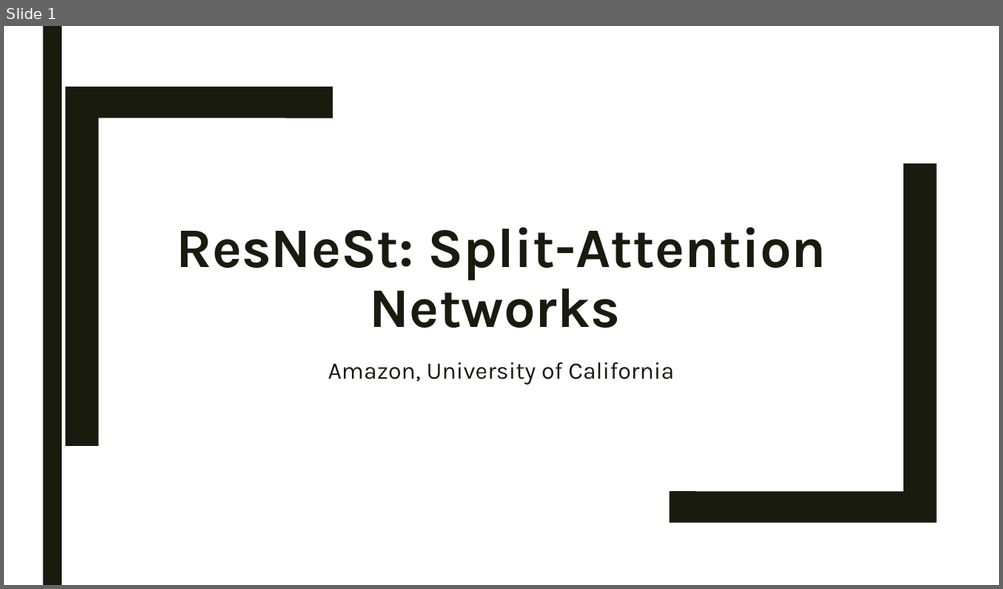
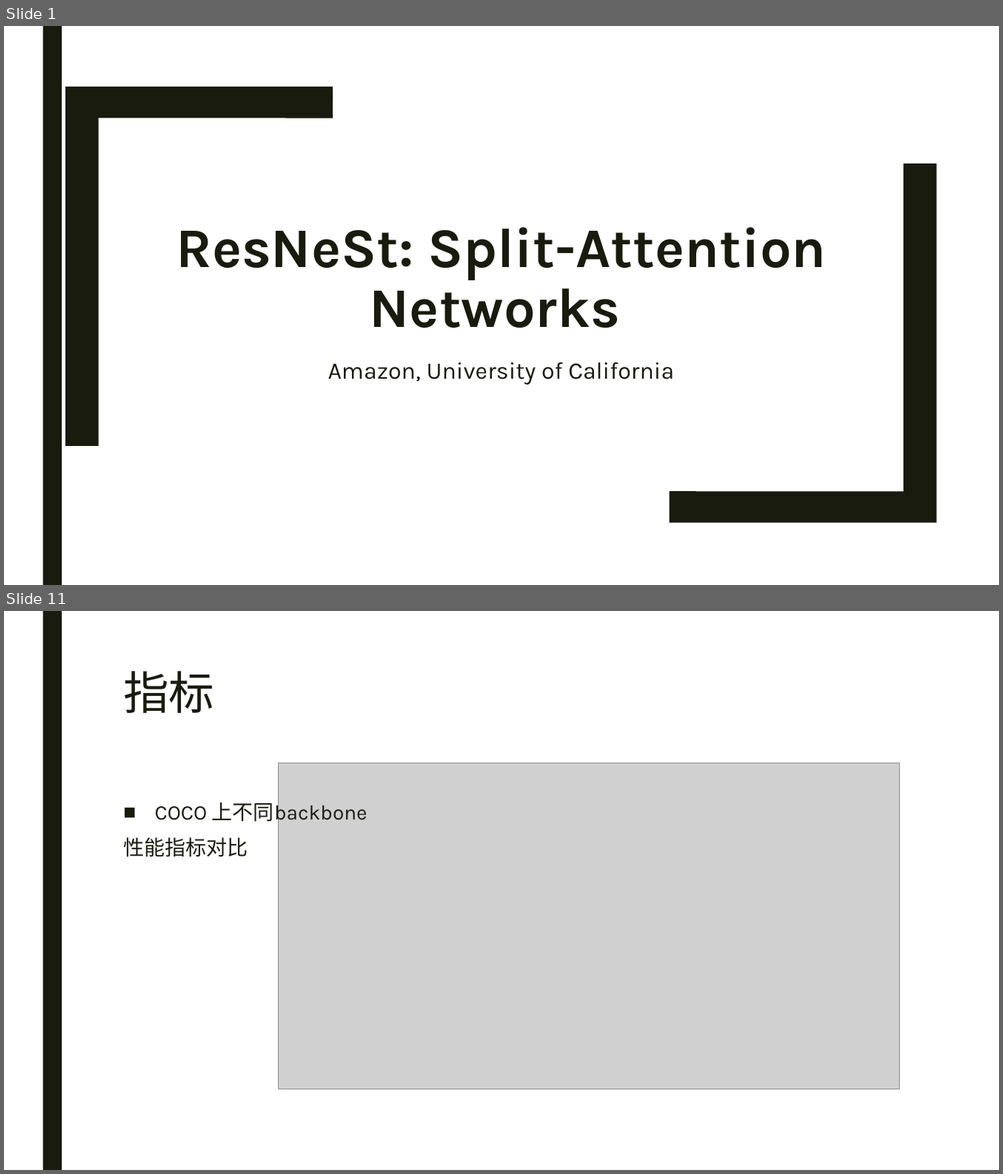
Before and after one commit to Iranb/NoteBook, a slide deck: Paper Notes/ResNetSt/ResNetSt.pptx. Shown one above the other, each under a label of ours: slide 1 before the commit, slides 1 and 11 after it; the slides between them are not shown. The pictures are 1003x589 and 1003x1174 pixels, drawn with LibreOffice and Linux fonts; fonts in the diff are those of the drawing; grey boxes stand for pictures. Boxes give left, top, right and bottom in pixels: in the first picture for what was removed or moved away, otherwise in the second. Text is boxed around its words. In the diff, an @@ line names an element or a change of style, - is before the commit and + after.

```diff
--- a/Paper Notes/ResNetSt/ResNetSt.pptx
+++ b/Paper Notes/ResNetSt/ResNetSt.pptx
@@ slide 11 added at bbox=[4, 611, 999, 1170], background #FFFFFF; not listed: 1 template element that a slide beside it also shows @@
@@ title added at bbox=[123, 671, 214, 713], 44 pt, text #191B0E @@
+指标
@@ picture added at bbox=[279, 763, 899, 1089] @@
@@ text added at bbox=[123, 799, 367, 857], 20 pt, text #191B0E @@
+■ COCO 上不同backbone
+性能指标对比
```
Also in this commit, not shown: 3 slides changed, 8 other slides added, 2 slides removed, 9 other files.
